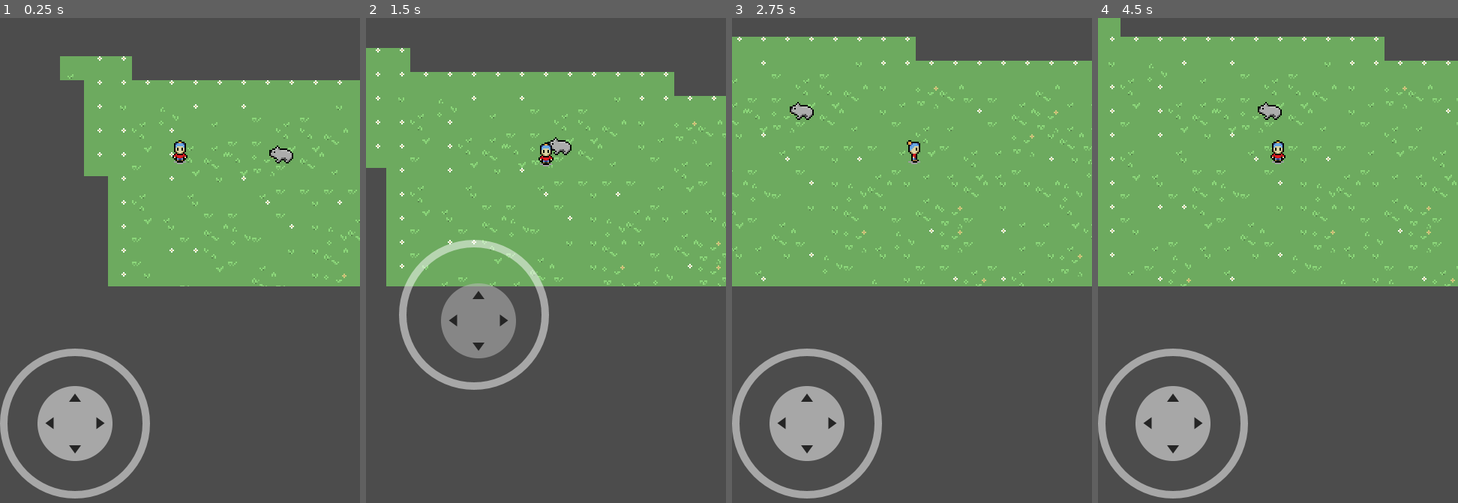
Above: before the commit, frames 1-4 (left to right).
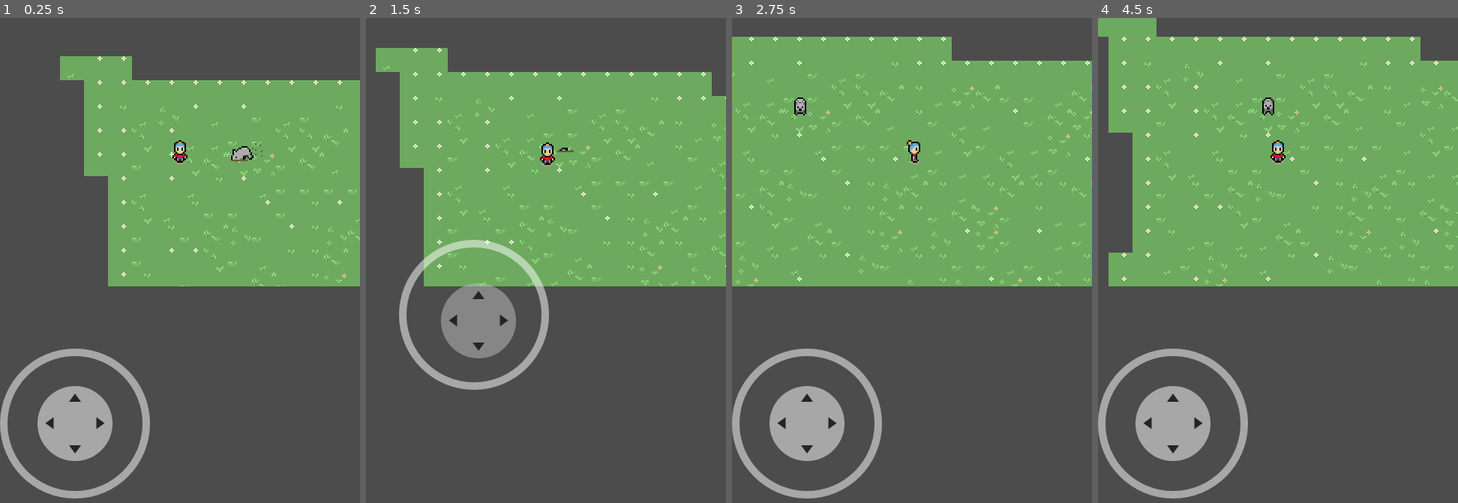
Above: after the commit, the same moments.

Repository: HaywardMorihara/2022Game
Game: Godot game, scene res://game/Game.tscn
The game is run twice, just before and just after one commit, with the same random seed, the same clock (stepped at 60 frames per second) and the same inputs.
Inputs (mouse positions are in pixels of both pictures, inside the frame that each line leads up to):
- Up to frame 1 (0.25 s): no input
- Up to frame 2 (1.5 s): move the mouse to (625, 260) at 0.52 s; hold Right (ui_right) 0.53-1.25 s; click (625, 260) at 0.67 s; drag from (474, 313) to (528, 396) at 1.27 s
- Up to frame 3 (2.75 s): move the mouse to (948, 168) at 2.02 s; hold Right (ui_right) from 2.03 s (still down)
- Up to frame 4 (4.5 s): release Right (ui_right) at 2.75 s; drag from (1260, 396) to (1170, 207) at 2.77 s; move the mouse to (1386, 367) at 3.52 s; hold Left (ui_left) 3.53-4.25 s; drag from (1170, 207) to (1224, 153) at 4.27 s

The runs differ from the first frame. In frame 1, 0.3% of the frame differs, in the area x 64-82%, y 25-30%; in frame 2, 8.5%, in the area x 0-100%, y 6-56%; in frame 3, 4.4%; in frame 4, 7.6%.

Commit message:
Assets & Animations

Diff:
--- a/world/World.tscn
+++ b/world/World.tscn
@@ -42,4 +42,4 @@
 [node name="Player" parent="YSort" instance=ExtResource( 1 )]
 
 [node name="Creature1" parent="YSort" instance=ExtResource( 2 )]
-position = Vector2( 68.6657, 0.629963 )
+position = Vector2( 42.8373, -2.20486 )
--- /dev/null
+++ b/world/creatures/Creature.gd
@@ -0,0 +1,28 @@
+extends KinematicBody2D
+
+# TODO Figure out how inheritance should work here...
+
+export var speed : float = 75
+
+var animation_state
+
+# Called when the node enters the scene tree for the first time.
+func _ready():
+	animation_state = $Sprite/AnimationTree.get("parameters/playback");
+	animation_state.travel("Digging Down");
+
+
+func _process(delta):
+	pass
+	# TODO
+#	var direction := Vector2.ZERO;
+#
+#	var direction_normalized := direction.normalized();
+#
+#	move_and_slide(direction_normalized * speed);
+#
+#	$Sprite/AnimationTree.set(
+#		"parameters/BlendSpace2D/blend_position",
+#		Vector2(
+#			direction_normalized.x,
+#			-direction_normalized.y));
--- a/world/creatures/Creature.tscn
+++ b/world/creatures/Creature.tscn
@@ -1,12 +1,14 @@
-[gd_scene load_steps=3 format=2]
+[gd_scene load_steps=4 format=2]
 
 [ext_resource path="res://assets/art/sprites/character.png" type="Texture" id=1]
+[ext_resource path="res://world/creatures/Creature.gd" type="Script" id=2]
 
 [sub_resource type="CapsuleShape2D" id=1]
 radius = 3.77096
 height = 6.01081
 
 [node name="Creature" type="KinematicBody2D"]
+script = ExtResource( 2 )
 
 [node name="Sprite" type="Sprite" parent="."]
 texture = ExtResource( 1 )
--- a/world/creatures/Creature1.tscn
+++ b/world/creatures/Creature1.tscn
@@ -1,14 +1,220 @@
-[gd_scene load_steps=3 format=2]
+[gd_scene load_steps=24 format=2]
 
 [ext_resource path="res://world/creatures/Creature.tscn" type="PackedScene" id=1]
 [ext_resource path="res://assets/art/sprites/creature_01.png" type="Texture" id=2]
 
+[sub_resource type="AnimationNodeAnimation" id=18]
+animation = "Digging Down Left"
+
+[sub_resource type="AnimationNodeAnimation" id=22]
+animation = "Digging Up Left"
+
+[sub_resource type="AnimationNodeAnimation" id=7]
+animation = "Idle Down"
+
+[sub_resource type="AnimationNodeAnimation" id=10]
+animation = "Running Down"
+
+[sub_resource type="AnimationNodeAnimation" id=11]
+animation = "Running Right"
+
+[sub_resource type="AnimationNodeAnimation" id=12]
+animation = "Running Up"
+
+[sub_resource type="AnimationNodeAnimation" id=13]
+animation = "Running Left"
+
+[sub_resource type="AnimationNodeBlendSpace2D" id=8]
+blend_point_0/node = SubResource( 7 )
+blend_point_0/pos = Vector2( 0, 0 )
+blend_point_1/node = SubResource( 10 )
+blend_point_1/pos = Vector2( 0, -1 )
+blend_point_2/node = SubResource( 11 )
+blend_point_2/pos = Vector2( 1, 0 )
+blend_point_3/node = SubResource( 12 )
+blend_point_3/pos = Vector2( 0, 1 )
+blend_point_4/node = SubResource( 13 )
+blend_point_4/pos = Vector2( -1, 0 )
+blend_mode = 1
+
+[sub_resource type="AnimationNodeStateMachineTransition" id=19]
+
+[sub_resource type="AnimationNodeStateMachineTransition" id=23]
+switch_mode = 2
+auto_advance = true
+
+[sub_resource type="AnimationNodeStateMachineTransition" id=24]
+switch_mode = 2
+auto_advance = true
+
+[sub_resource type="AnimationNodeStateMachine" id=5]
+"states/Digging Down/node" = SubResource( 18 )
+"states/Digging Down/position" = Vector2( 1053, 228 )
+"states/Digging Up Left/node" = SubResource( 22 )
+"states/Digging Up Left/position" = Vector2( 781.328, 231 )
+states/Moving/node = SubResource( 8 )
+states/Moving/position = Vector2( 788, 117 )
+transitions = [ "Moving", "Digging Down", SubResource( 19 ), "Digging Down", "Digging Up Left", SubResource( 23 ), "Digging Up Left", "Moving", SubResource( 24 ) ]
+start_node = "Moving"
+graph_offset = Vector2( 356.328, 0 )
+
+[sub_resource type="AnimationNodeStateMachinePlayback" id=6]
+
+[sub_resource type="Animation" id=17]
+resource_name = "Digging Down Left"
+length = 0.8
+tracks/0/type = "value"
+tracks/0/path = NodePath(".:frame")
+tracks/0/interp = 1
+tracks/0/loop_wrap = true
+tracks/0/imported = false
+tracks/0/enabled = true
+tracks/0/keys = {
+"times": PoolRealArray( 0, 0.1, 0.2, 0.3, 0.4, 0.5, 0.6, 0.7 ),
+"transitions": PoolRealArray( 1, 1, 1, 1, 1, 1, 1, 1 ),
+"update": 1,
+"values": [ 32, 33, 34, 35, 36, 37, 38, 39 ]
+}
+
+[sub_resource type="Animation" id=21]
+resource_name = "Digging Up Left"
+length = 1.4
+tracks/0/type = "value"
+tracks/0/path = NodePath(".:frame")
+tracks/0/interp = 1
+tracks/0/loop_wrap = true
+tracks/0/imported = false
+tracks/0/enabled = true
+tracks/0/keys = {
+"times": PoolRealArray( 0, 0.1, 0.2, 0.3, 0.4, 0.5, 0.6, 0.7, 0.8, 0.9, 1, 1.1, 1.2, 1.3 ),
+"transitions": PoolRealArray( 1, 1, 1, 1, 1, 1, 1, 1, 1, 1, 1, 1, 1, 1 ),
+"update": 1,
+"values": [ 40, 41, 42, 43, 44, 45, 46, 47, 48, 49, 50, 51, 52, 53 ]
+}
+
+[sub_resource type="Animation" id=2]
+resource_name = "Idle Down"
+loop = true
+tracks/0/type = "value"
+tracks/0/path = NodePath(".:frame")
+tracks/0/interp = 1
+tracks/0/loop_wrap = true
+tracks/0/imported = false
+tracks/0/enabled = true
+tracks/0/keys = {
+"times": PoolRealArray( 0, 0.5 ),
+"transitions": PoolRealArray( 1, 1 ),
+"update": 1,
+"values": [ 13, 14 ]
+}
+
+[sub_resource type="Animation" id=3]
+length = 0.001
+tracks/0/type = "value"
+tracks/0/path = NodePath(".:frame")
+tracks/0/interp = 1
+tracks/0/loop_wrap = true
+tracks/0/imported = false
+tracks/0/enabled = true
+tracks/0/keys = {
+"times": PoolRealArray( 0 ),
+"transitions": PoolRealArray( 1 ),
+"update": 0,
+"values": [ 14 ]
+}
+
+[sub_resource type="Animation" id=9]
+resource_name = "Running Down"
+length = 0.5
+loop = true
+tracks/0/type = "value"
+tracks/0/path = NodePath(".:frame")
+tracks/0/interp = 1
+tracks/0/loop_wrap = true
+tracks/0/imported = false
+tracks/0/enabled = true
+tracks/0/keys = {
+"times": PoolRealArray( 0, 0.1, 0.2, 0.3, 0.4 ),
+"transitions": PoolRealArray( 1, 1, 1, 1, 1 ),
+"update": 1,
+"values": [ 15, 16, 17, 18, 19 ]
+}
+
+[sub_resource type="Animation" id=14]
+resource_name = "Running Left"
+length = 0.5
+loop = true
+tracks/0/type = "value"
+tracks/0/path = NodePath(".:frame")
+tracks/0/interp = 1
+tracks/0/loop_wrap = true
+tracks/0/imported = false
+tracks/0/enabled = true
+tracks/0/keys = {
+"times": PoolRealArray( 0, 0.1, 0.2, 0.3, 0.4 ),
+"transitions": PoolRealArray( 1, 1, 1, 1, 1 ),
+"update": 1,
+"values": [ 3, 4, 5, 6, 7 ]
+}
+
+[sub_resource type="Animation" id=15]
+resource_name = "Running Right"
+length = 0.5
+loop = true
+tracks/0/type = "value"
+tracks/0/path = NodePath(".:frame")
+tracks/0/interp = 1
+tracks/0/loop_wrap = true
+tracks/0/imported = false
+tracks/0/enabled = true
+tracks/0/keys = {
+"times": PoolRealArray( 0, 0.1, 0.2, 0.3, 0.4 ),
+"transitions": PoolRealArray( 1, 1, 1, 1, 1 ),
+"update": 1,
+"values": [ 27, 28, 29, 30, 31 ]
+}
+
+[sub_resource type="Animation" id=16]
+resource_name = "Running Up"
+length = 0.5
+loop = true
+tracks/0/type = "value"
+tracks/0/path = NodePath(".:frame")
+tracks/0/interp = 1
+tracks/0/loop_wrap = true
+tracks/0/imported = false
+tracks/0/enabled = true
+tracks/0/keys = {
+"times": PoolRealArray( 0, 0.1, 0.2, 0.3, 0.4 ),
+"transitions": PoolRealArray( 1, 1, 1, 1, 1 ),
+"update": 1,
+"values": [ 22, 23, 24, 25, 26 ]
+}
+
 [node name="Creature1" instance=ExtResource( 1 )]
+speed = 125.0
 
 [node name="Sprite" parent="." index="0"]
 texture = ExtResource( 2 )
-hframes = 13
-frame = 2
+hframes = 55
+frame = 14
+
+[node name="AnimationTree" type="AnimationTree" parent="Sprite" index="0"]
+tree_root = SubResource( 5 )
+anim_player = NodePath("../AnimationPlayer")
+active = true
+parameters/playback = SubResource( 6 )
+parameters/Moving/blend_position = Vector2( 0, 0 )
+
+[node name="AnimationPlayer" type="AnimationPlayer" parent="Sprite" index="1"]
+"anims/Digging Down Left" = SubResource( 17 )
+"anims/Digging Up Left" = SubResource( 21 )
+"anims/Idle Down" = SubResource( 2 )
+anims/RESET = SubResource( 3 )
+"anims/Running Down" = SubResource( 9 )
+"anims/Running Left" = SubResource( 14 )
+"anims/Running Right" = SubResource( 15 )
+"anims/Running Up" = SubResource( 16 )
 
 [node name="CollisionShape2D" parent="." index="1"]
 position = Vector2( 0, 1.5 )
Binary file changed: assets/art/palette.aseprite
Binary file added: assets/art/sprites/apple.aseprite
Binary file added: assets/art/sprites/apple.png
Not shown, added: assets/art/sprites/apple.png.import
Binary file changed: assets/art/sprites/creature_01.aseprite
Binary file changed: assets/art/sprites/creature_01.png
Binary file added: assets/art/sprites/gold_indicator.aseprite
Binary file added: assets/art/sprites/gold_indicator.png
Not shown, added: assets/art/sprites/gold_indicator.png.import
Binary file added: assets/art/sprites/gold_nugget.aseprite
Binary file added: assets/art/sprites/gold_nugget.png
Not shown, added: assets/art/sprites/gold_nugget.png.import
